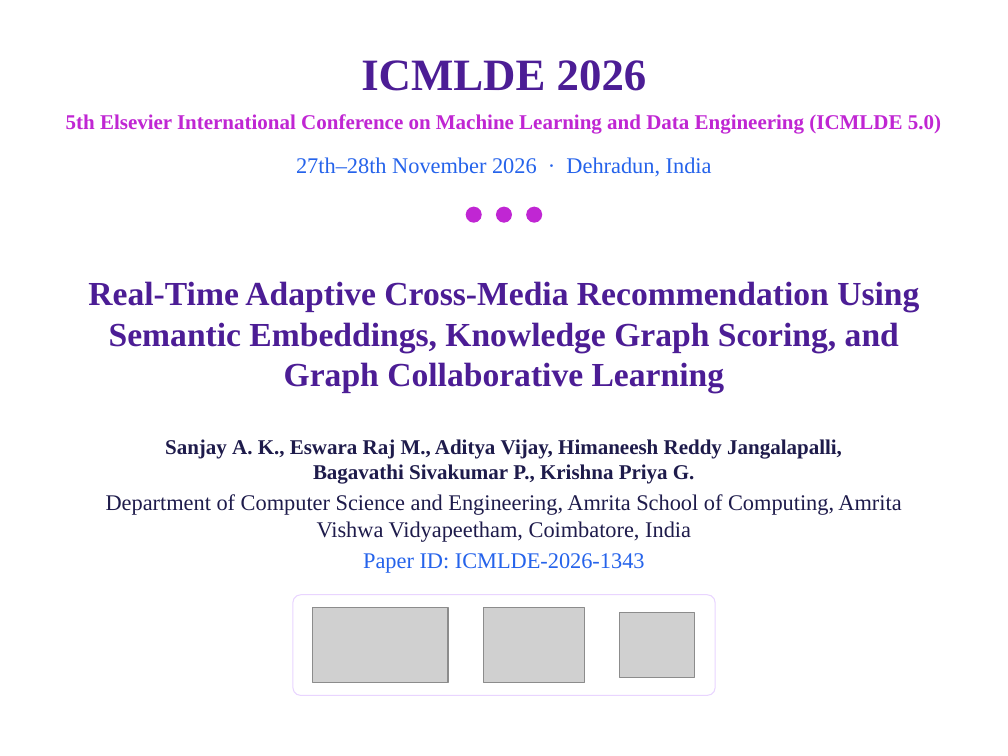
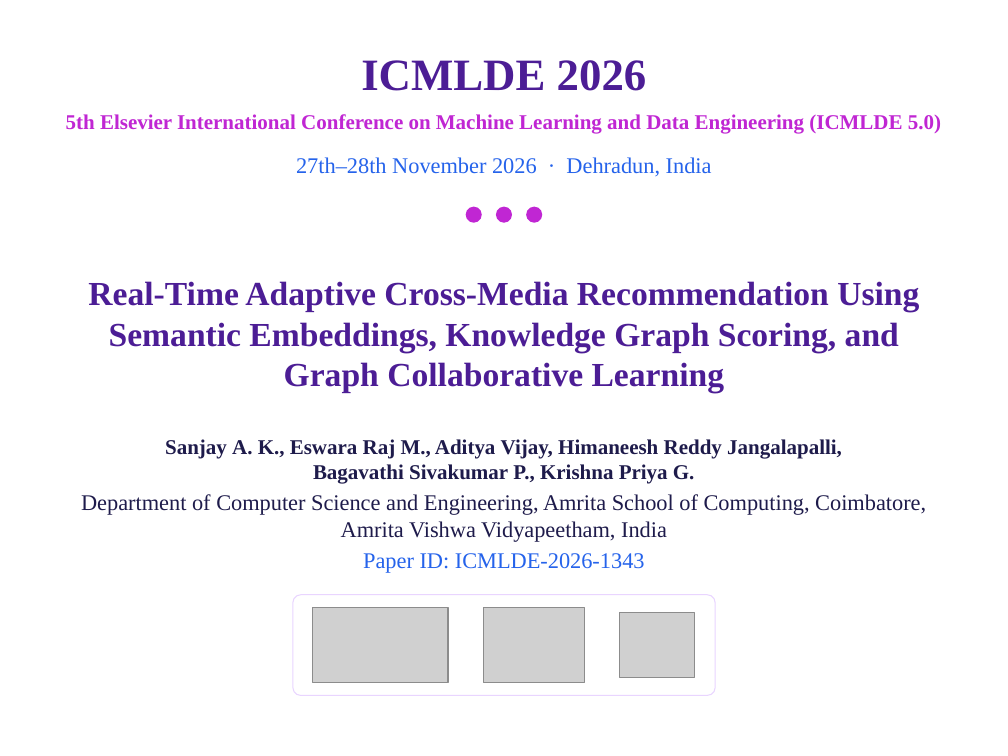
Before and after one commit to sanjay-pokee/Real-Time-Adaptive-Cross-Media-Recommendation-System, a slide deck: slide 1 of reports/submission/presentation/ICMLDE-2026-1343.pptx. Drawn at 1008x756 pixels with LibreOffice and Linux fonts; fonts in the diff are those of the drawing; grey boxes stand for pictures; background and template pictures are left out. Boxes give left, top, right and bottom in pixels: in the first picture for what was removed or moved away, otherwise in the second. Text is boxed around its words. In the diff, an @@ line names an element or a change of style, - is before the commit and + after.

```diff
--- a/reports/submission/presentation/ICMLDE-2026-1343.pptx
+++ b/reports/submission/presentation/ICMLDE-2026-1343.pptx
@@ text at box(81, 494, 926, 542): text changed @@
-Department of Computer Science and Engineering, Amrita School of Computing, Amrita Vishwa Vidyapeetham, Coimbatore, India
+Department of Computer Science and Engineering, Amrita School of Computing, Coimbatore, Amrita Vishwa Vidyapeetham, India
```
Also in this commit, not shown: 5 other slides changed, 3 other files.
